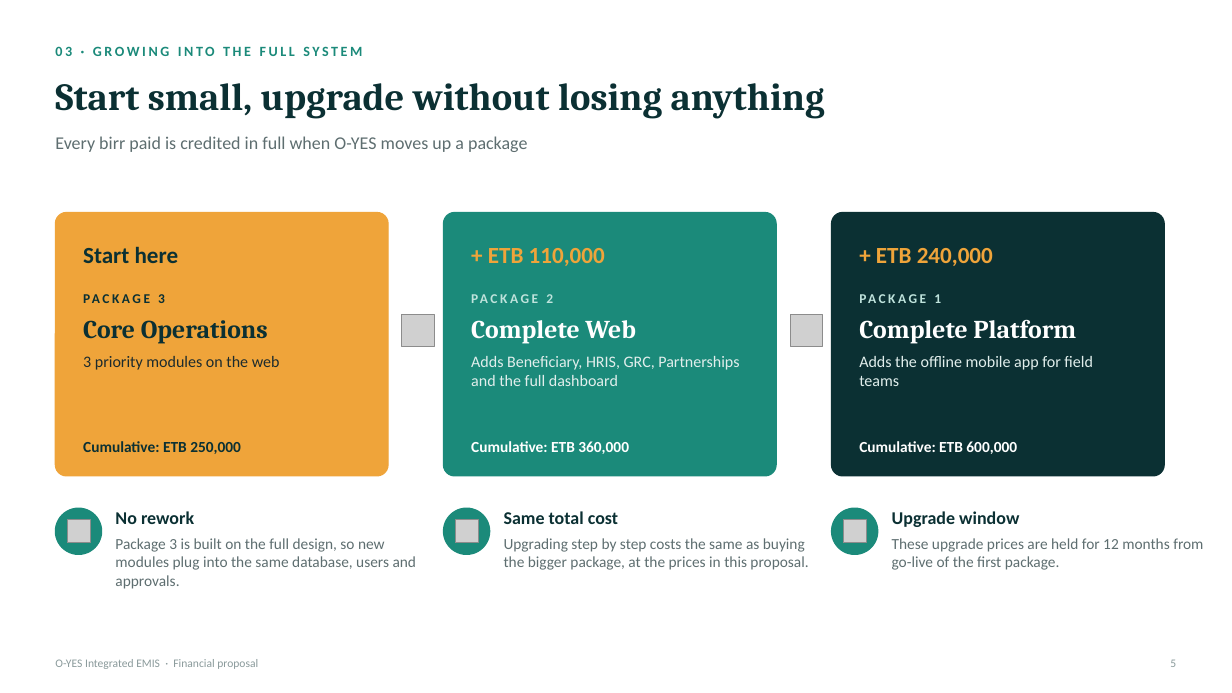
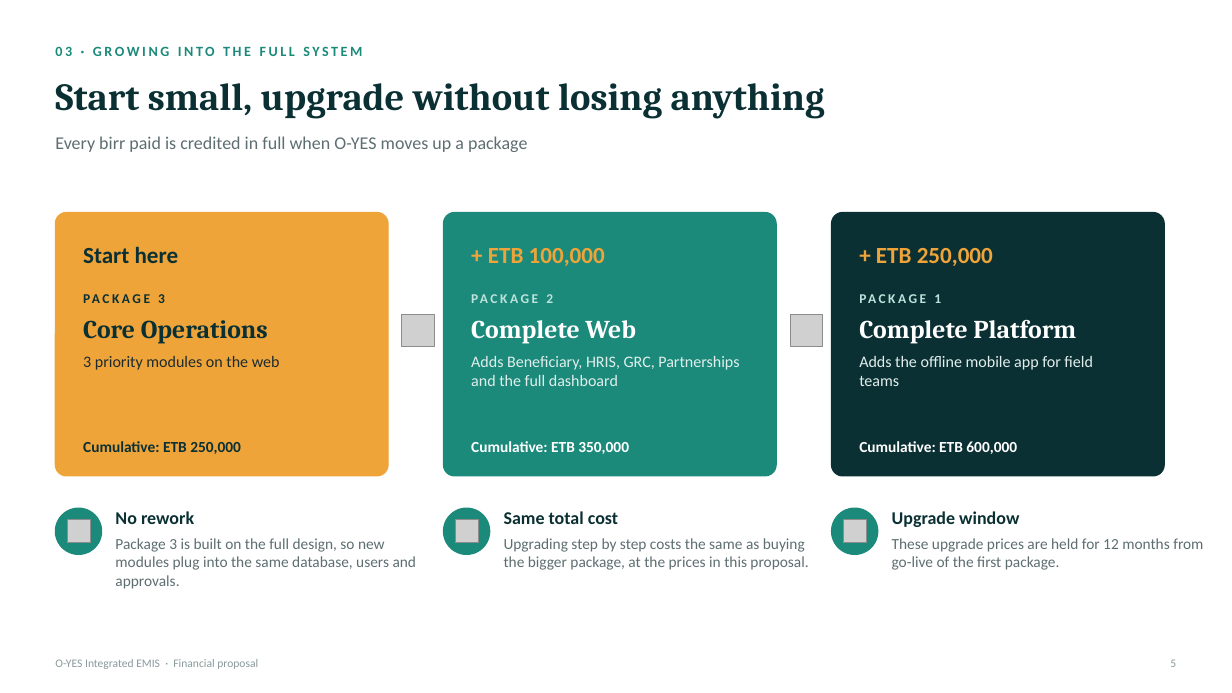
Before and after one commit to Abakas-Tech/ems-client, a slide deck: slide 5 of docs/proposals/O-YES_EMIS_Financial_Proposal.pptx. Drawn at 1232x693 pixels with LibreOffice and Linux fonts; fonts in the diff are those of the drawing; grey boxes stand for pictures. Boxes give left, top, right and bottom in pixels: in the first picture for what was removed or moved away, otherwise in the second. Text is boxed around its words. In the diff, an @@ line names an element or a change of style, - is before the commit and + after.

```diff
--- a/docs/proposals/O-YES_EMIS_Financial_Proposal.pptx
+++ b/docs/proposals/O-YES_EMIS_Financial_Proposal.pptx
@@ text at (x1=488, y1=248, x2=605, y2=266): text changed @@
-+ ETB 110,000
++ ETB 100,000
@@ text at (x1=876, y1=248, x2=993, y2=266): text changed @@
-+ ETB 240,000
++ ETB 250,000
@@ text at (x1=471, y1=441, x2=629, y2=454): text changed @@
-Cumulative: ETB 360,000
+Cumulative: ETB 350,000
```
Also in this commit, not shown: 3 other slides changed, 1 other file.
